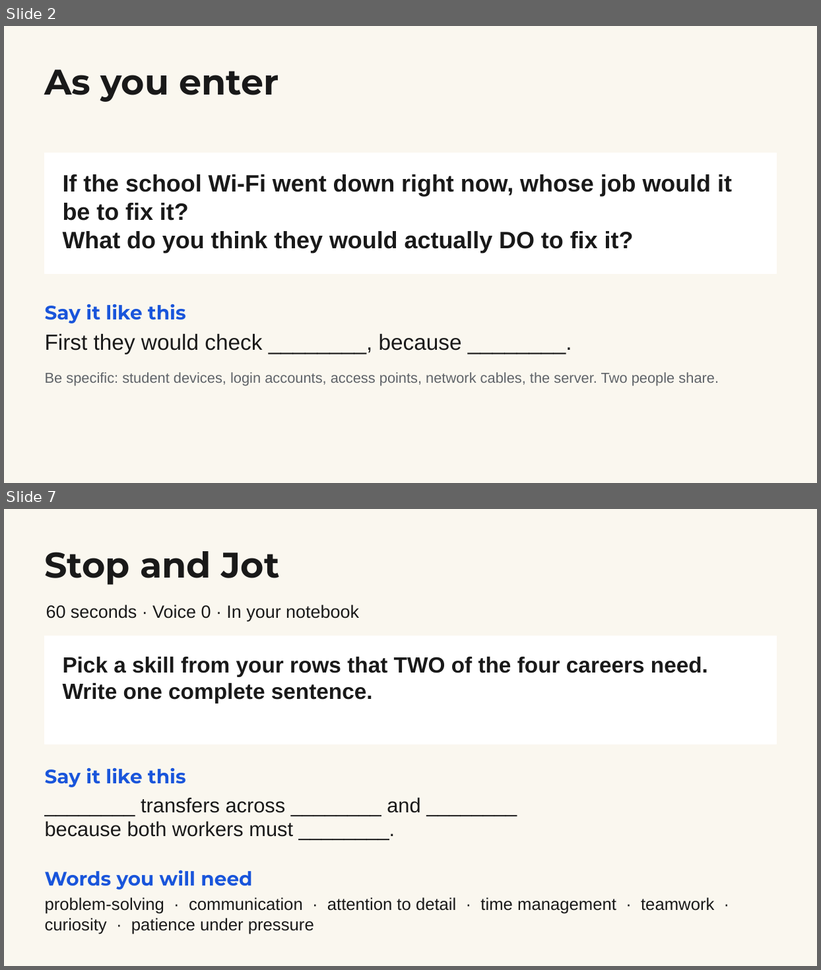
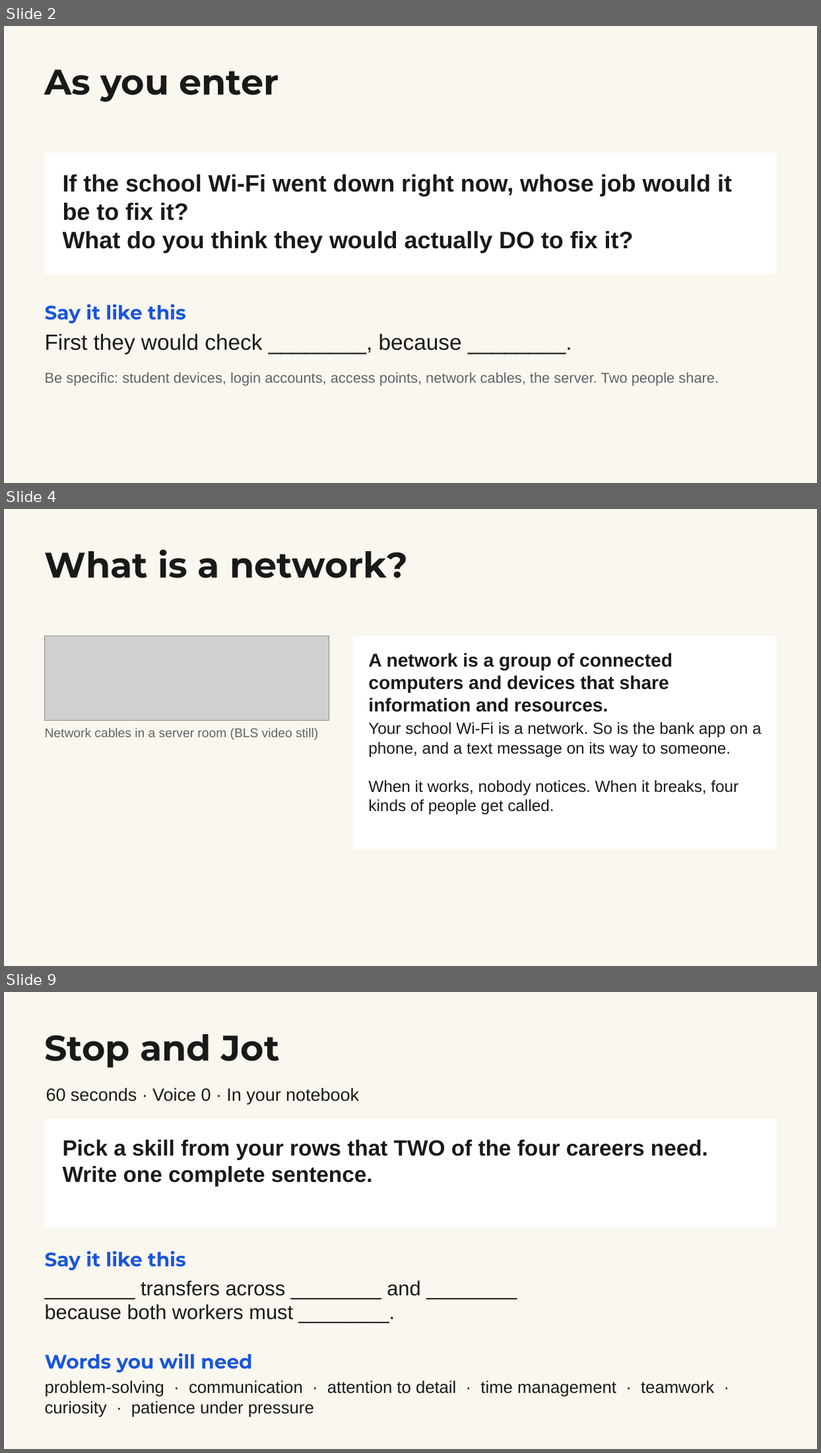
Before and after one commit to elbrielle/cce-curriculum, a slide deck: docs/resources/slides/1sw-wk3-day1.pptx. Shown one above the other, each under a label of ours: slides 2 and 7 before the commit, slides 2, 4 and 9 after it; the slides between them are not shown. The pictures are 821x970 and 821x1453 pixels, drawn with LibreOffice and Linux fonts; fonts in the diff are those of the drawing; grey boxes stand for pictures. Boxes give left, top, right and bottom in pixels: in the first picture for what was removed or moved away, otherwise in the second. Text is boxed around its words. In the diff, an @@ line names an element or a change of style, - is before the commit and + after.

```diff
--- a/docs/resources/slides/1sw-wk3-day1.pptx
+++ b/docs/resources/slides/1sw-wk3-day1.pptx
@@ slide 4 added at box(4, 509, 817, 966), background #FAF7EF @@
@@ text added at box(45, 549, 408, 578), 42 pt, text #191919, bold @@
+What is a network?
@@ picture added at box(45, 636, 330, 721) @@
@@ rectangle added at box(354, 636, 777, 850), fill #FFFFFF, outline #FFFFFF 1 pt @@
@@ text added at box(368, 653, 673, 712), 22 pt, text #191919, bold @@
+A network is a group of connected computers and devices that share information and resources.
@@ text added at box(368, 722, 762, 815), 19 pt, text #191919 @@
+Your school Wi-Fi is a network. So is the bank app on a phone, and a text message on its way to someone.
+When it works, nobody notices. When it breaks, four kinds of people get called.
@@ text added at box(45, 728, 318, 740), 15 pt, text #5F6368 @@
+Network cables in a server room (BLS video still)
@@ what was slide 7 is now slide 9 @@
```
Also in this commit, not shown: 5 slides changed, 1 other slide added, 14 other files.
